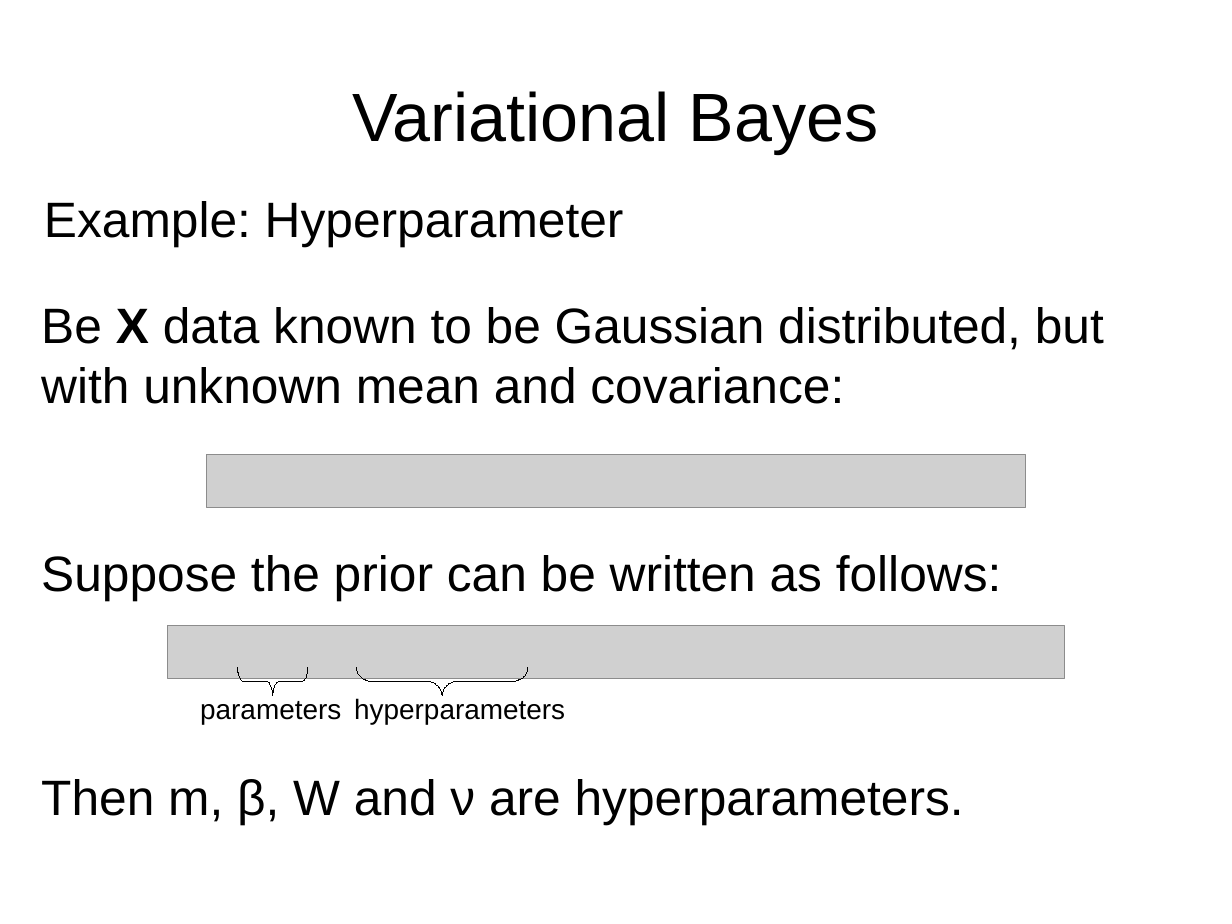
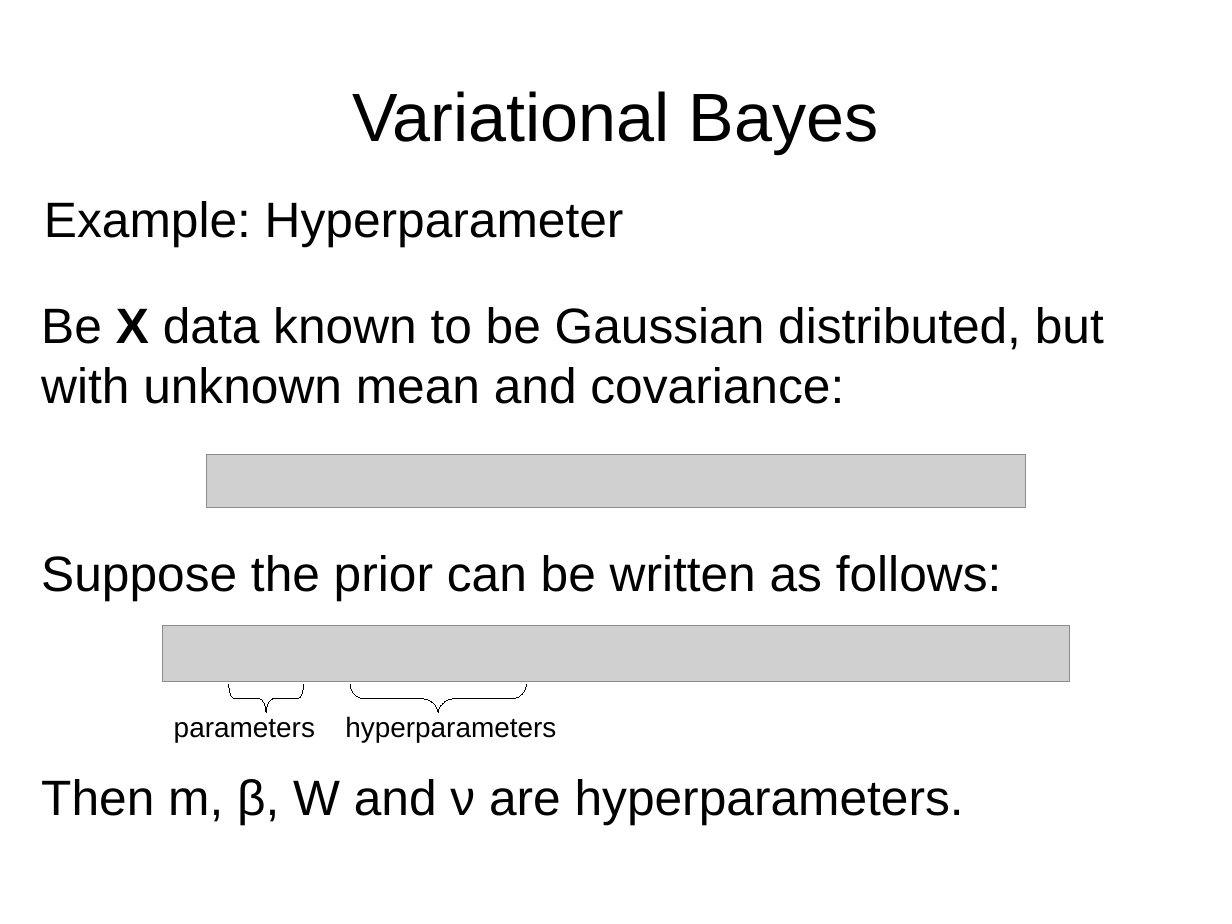
Before and after one commit to jPhy/master_thesis, a slide deck: slide 6 of presentation_25_July_BAT_day/presentation.odp. Drawn at 1232x924 pixels with LibreOffice and Linux fonts; fonts in the diff are those of the drawing; grey boxes stand for pictures. Boxes give left, top, right and bottom in pixels: in the first picture for what was removed or moved away, otherwise in the second. Text is boxed around its words. In the diff, an @@ line names an element or a change of style, - is before the commit and + after.

Commit message:
[presentation_BAT_day] hyperparameter-slide \Lambda --> \Sigma

```diff
--- a/presentation_25_July_BAT_day/presentation.odp
+++ b/presentation_25_July_BAT_day/presentation.odp
@@ picture resized from (x1=168, y1=625, x2=1065, y2=677) to (x1=162, y1=625, x2=1070, y2=681) @@
@@ freeform shape resized from (x1=238, y1=667, x2=309, y2=695) to (x1=229, y1=685, x2=304, y2=713) @@
@@ freeform shape resized from (x1=356, y1=668, x2=528, y2=696) to (x1=351, y1=685, x2=527, y2=713) @@
@@ text "parameters" moved from (x1=200, y1=701, x2=341, y2=725) to (x1=174, y1=719, x2=315, y2=742) @@
@@ text "hyperparameters" moved from (x1=354, y1=698, x2=565, y2=725) to (x1=345, y1=716, x2=556, y2=742) @@
```
Also in this commit, not shown: 1 other file.
